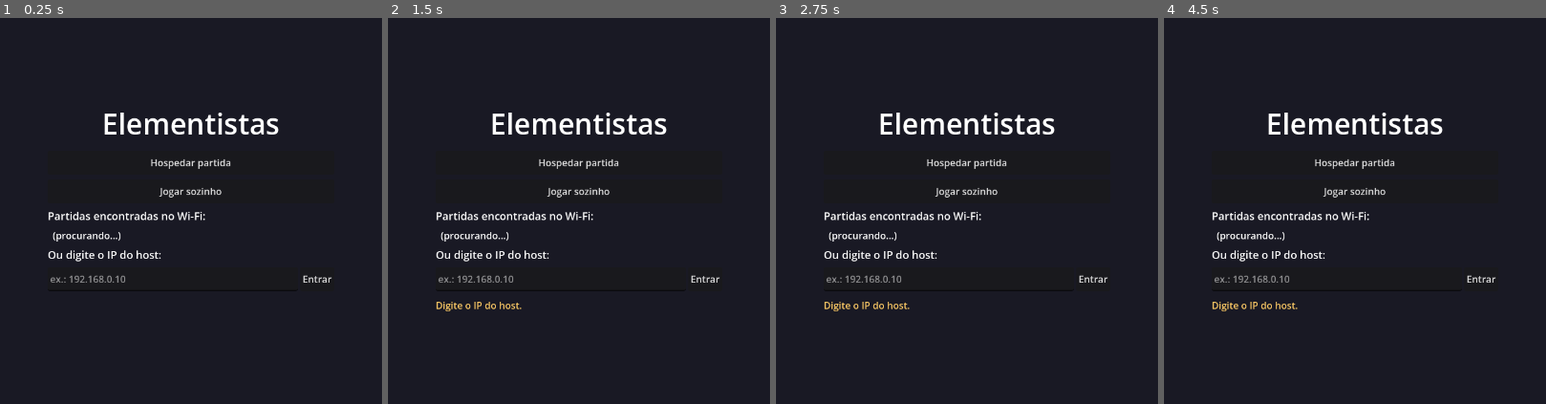
Above: before the commit, frames 1-4 (left to right).
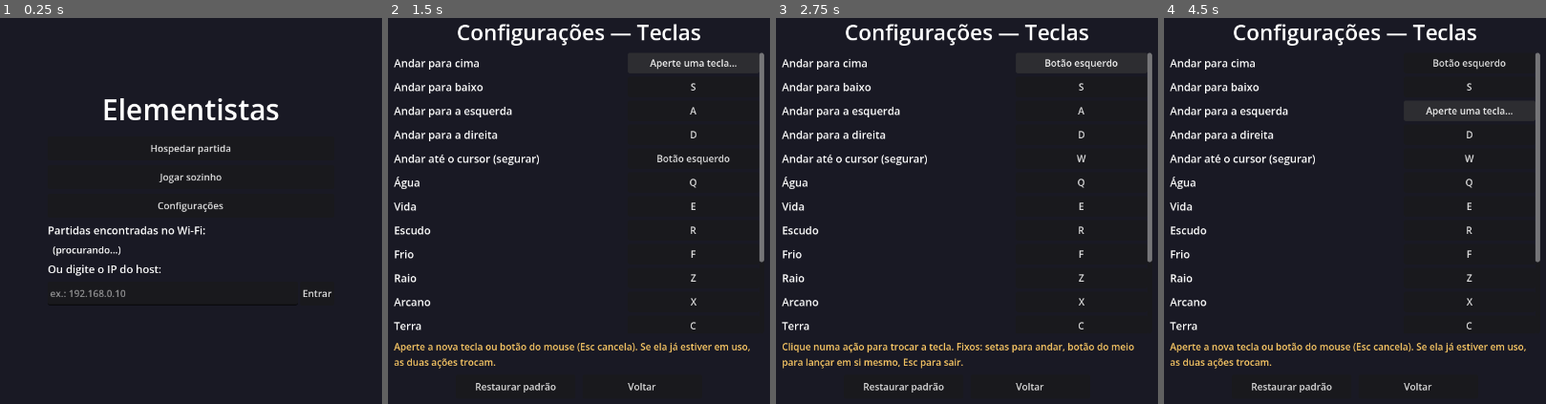
Above: after the commit, the same moments.

Repository: tiagohonorato11/elementalistas
Game: Godot game, scene res://scenes/lobby.tscn
The game is run twice, just before and just after one commit, with the same random seed, the same clock (stepped at 60 frames per second) and the same inputs.
Inputs (mouse positions are in pixels of both pictures, inside the frame that each line leads up to):
- Up to frame 1 (0.25 s): no input
- Up to frame 2 (1.5 s): click "Entrar" (after the commit: "Configurações") at 0.5 s; click (693, 64) at 1.25 s, where only the run after the commit has a clickable "W"
- Up to frame 3 (2.75 s): click (1081, 64) at 2 s, where only the run after the commit has a clickable "Aperte uma tecla..."
- Up to frame 4 (4.5 s): click (1469, 64) at 2.75 s, where only the run after the commit has a clickable "Botão esquerdo"; click (1469, 87) at 3.5 s, where only the run after the commit has a clickable "S"; click (1469, 110) at 4.25 s, where only the run after the commit has a clickable "A"

The runs differ from the first frame. In frame 1, 5.2% of the frame differs, in the area x 12-87%, y 20-73%; in frame 2, 9.1%; in frame 3, 9.0%; in frame 4, 9.1%, in the area x 1-99%, y 1-98%.

Commit message:
Movimento por WASD/setas e teclas configuráveis
- WASD e setas para andar; elementos em Q E R F / Z X C V
- Autoload Keybinds: ações no InputMap, tecla ou botão do mouse, salvas em user://settings.cfg
- Tela de Configurações no lobby: trocar tecla com troca automática em conflito, restaurar padrão
- HUD mostra as teclas configuradas
- Testes das teclas (troca, conflito, padrão)

Co-Authored-By: Claude Opus 5.5 <noreply@anthropic.com>

Diff:
--- a/project.godot
+++ b/project.godot
@@ -21,6 +21,7 @@
 [autoload]
 
 Network="*res://scripts/net/network_manager.gd"
+Keybinds="*res://scripts/ui/keybinds.gd"
 
 [display]
 
--- /dev/null
+++ b/scenes/settings.tscn
@@ -0,0 +1,12 @@
+[gd_scene load_steps=2 format=3]
+
+[ext_resource type="Script" path="res://scripts/ui/settings.gd" id="1"]
+
+[node name="Settings" type="Control"]
+layout_mode = 3
+anchors_preset = 15
+anchor_right = 1.0
+anchor_bottom = 1.0
+grow_horizontal = 2
+grow_vertical = 2
+script = ExtResource("1")
--- a/scripts/gameplay/hud.gd
+++ b/scripts/gameplay/hud.gd
@@ -4,10 +4,6 @@
 const E = preload("res://scripts/core/elements.gd")
 const SpellResolver = preload("res://scripts/core/spell_resolver.gd")
 const GameState = preload("res://scripts/gameplay/game_state.gd")
-
-const HELP := """Elementos: Q Água | W Vida | E Escudo | R Frio | A Raio | S Arcano | D Terra | F Fogo
-Andar: segurar botão esquerdo (ou setas) | Lançar à frente: botão direito (segure para spray/beam/arco)
-Área: Shift + botão direito | Em si mesmo: botão do meio ou Espaço | Esc: sair para o lobby"""
 
 var player: Node
 var game_state: Node
@@ -21,7 +17,7 @@
 	status_label.position = Vector2(16, 16)
 	var help := _make_label(16)
 	help.position = Vector2(16, 630)
-	help.text = HELP
+	help.text = _help_text()
 
 	wave_label = _make_label(26)
 	wave_label.set_anchors_preset(Control.PRESET_TOP_RIGHT)
@@ -86,7 +82,25 @@
 		wave_label.text = "Onda %d/%d" % [game_state.wave, total]
 		banner.text = "DERROTA...\n%s" % restart_hint
 	if banner.text.is_empty() and is_instance_valid(player) and player.health.dead:
-		banner.text = "Você caiu!\nUm aliado pode te reviver com Vida (W)."
+		banner.text = "Você caiu!\nUm aliado pode te reviver com Vida."
+
+
+# Ajuda montada com as teclas que o jogador configurou.
+func _help_text() -> String:
+	var elements := PackedStringArray()
+	for action in ["element_water", "element_life", "element_shield", "element_cold",
+			"element_lightning", "element_arcane", "element_earth", "element_fire"]:
+		var label: String = Keybinds.ACTIONS.filter(func(a): return a.id == action)[0].label
+		elements.append("%s %s" % [Keybinds.action_text(action), label])
+	var k := func(id): return Keybinds.action_text(id)
+	return "Elementos: %s
+Andar: %s%s%s%s ou setas (ou segurar %s) | Lançar à frente: %s (segure para spray/beam/arco)
+Área: %s + %s | Em si mesmo: %s ou botão do meio | Esc: sair para o lobby" % [
+		" | ".join(elements),
+		k.call("move_up"), k.call("move_left"), k.call("move_down"), k.call("move_right"),
+		k.call("move_to_cursor"), k.call("cast_forward"),
+		k.call("area_modifier"), k.call("cast_forward"), k.call("cast_self"),
+	]
 
 
 func _make_label(font_size: int) -> Label:
--- a/scripts/gameplay/player.gd
+++ b/scripts/gameplay/player.gd
@@ -24,16 +24,20 @@
 const AREA_RADIUS := 4.0
 const PLAYER_COLORS := [Color(0.3, 0.35, 0.9), Color(0.25, 0.75, 0.35), Color(0.9, 0.55, 0.15), Color(0.65, 0.3, 0.85)]
 
-# Teclas físicas (funcionam em qualquer layout de teclado).
-const ELEMENT_KEYS := {
-	KEY_Q: E.Type.WATER,
-	KEY_W: E.Type.LIFE,
-	KEY_E: E.Type.SHIELD,
-	KEY_R: E.Type.COLD,
-	KEY_A: E.Type.LIGHTNING,
-	KEY_S: E.Type.ARCANE,
-	KEY_D: E.Type.EARTH,
-	KEY_F: E.Type.FIRE,
+# Ações configuráveis (ver scripts/ui/keybinds.gd) -> elemento.
+const ELEMENT_ACTIONS := {
+	"element_water": E.Type.WATER,
+	"element_life": E.Type.LIFE,
+	"element_shield": E.Type.SHIELD,
+	"element_cold": E.Type.COLD,
+	"element_lightning": E.Type.LIGHTNING,
+	"element_arcane": E.Type.ARCANE,
+	"element_earth": E.Type.EARTH,
+	"element_fire": E.Type.FIRE,
+}
+# As setas sempre andam, além das teclas configuradas.
+const ARROW_KEYS := {
+	KEY_UP: Vector2.UP, KEY_DOWN: Vector2.DOWN, KEY_LEFT: Vector2.LEFT, KEY_RIGHT: Vector2.RIGHT,
 }
 
 var peer_id := 1
@@ -115,18 +119,17 @@
 func _unhandled_input(event: InputEvent) -> void:
 	if not is_local() or health.dead:
 		return
-	if event is InputEventKey and event.pressed and not event.echo:
-		var key: int = event.physical_keycode
-		if ELEMENT_KEYS.has(key):
-			request_element.rpc_id(1, ELEMENT_KEYS[key])
-		elif key == KEY_SPACE:
-			request_cast.rpc_id(1, CastMode.SELF, true, _forward())
-	elif event is InputEventMouseButton:
-		if event.button_index == MOUSE_BUTTON_RIGHT:
-			var mode := CastMode.AREA if event.shift_pressed else CastMode.FORWARD
-			request_cast.rpc_id(1, mode, event.pressed, _forward())
-		elif event.button_index == MOUSE_BUTTON_MIDDLE and event.pressed:
-			request_cast.rpc_id(1, CastMode.SELF, true, _forward())
+	for action in ELEMENT_ACTIONS:
+		if event.is_action_pressed(action):
+			request_element.rpc_id(1, ELEMENT_ACTIONS[action])
+			return
+	if event.is_action_pressed("cast_forward"):
+		var mode := CastMode.AREA if Input.is_action_pressed("area_modifier") else CastMode.FORWARD
+		request_cast.rpc_id(1, mode, true, _forward())
+	elif event.is_action_released("cast_forward"):
+		request_cast.rpc_id(1, CastMode.FORWARD, false, _forward())
+	elif event.is_action_pressed("cast_self") or (event is InputEventMouseButton 			and event.button_index == MOUSE_BUTTON_MIDDLE and event.pressed):
+		request_cast.rpc_id(1, CastMode.SELF, true, _forward())
 
 
 func _physics_process(delta: float) -> void:
@@ -162,16 +165,19 @@
 		velocity = Vector3.ZERO
 		return
 
-	# Andar: segurar o botão esquerdo (vai em direção ao mouse) ou setas do teclado.
+	# Andar: teclas configuradas/setas (para cima = para o fundo da tela) ou até o cursor.
 	var direction := Vector3.ZERO
-	if Input.is_mouse_button_pressed(MOUSE_BUTTON_LEFT):
+	if Input.is_action_pressed("move_to_cursor"):
 		direction = aim_point - global_position
 		direction.y = 0.0
 		if direction.length() < 0.3:
 			direction = Vector3.ZERO
-	var arrows := Input.get_vector("ui_left", "ui_right", "ui_up", "ui_down")
-	if arrows != Vector2.ZERO:
-		direction = Vector3(arrows.x, 0.0, arrows.y)
+	var keys := Input.get_vector("move_left", "move_right", "move_up", "move_down")
+	for key in ARROW_KEYS:
+		if Input.is_physical_key_pressed(key):
+			keys += ARROW_KEYS[key]
+	if keys != Vector2.ZERO:
+		direction = Vector3(keys.x, 0.0, keys.y)
 
 	var speed := SPEED
 	if health.chilled > 0.0:
--- a/scripts/net/lobby.gd
+++ b/scripts/net/lobby.gd
@@ -54,6 +54,7 @@
 	column.add_child(menu_box)
 	_button(menu_box, "Hospedar partida", _on_host_pressed)
 	_button(menu_box, "Jogar sozinho", _on_solo_pressed)
+	_button(menu_box, "Configurações", func(): get_tree().change_scene_to_file("res://scenes/settings.tscn"))
 	_label(menu_box, "Partidas encontradas no Wi-Fi:", 18)
 	games_box = VBoxContainer.new()
 	menu_box.add_child(games_box)
--- /dev/null
+++ b/scripts/ui/keybinds.gd
@@ -0,0 +1,136 @@
+# Teclas configuráveis (autoload "Keybinds"). Cada ação tem uma tecla ou botão do
+# mouse, aplicada no InputMap do Godot e salva em user://settings.cfg.
+# Fixos (não configuráveis): setas para andar, botão do meio = em si mesmo, Esc e R.
+extends Node
+
+const SAVE_PATH := "user://settings.cfg"
+const SECTION := "teclas"
+
+const ACTIONS := [
+	{"id": "move_up", "label": "Andar para cima", "default": ["key", KEY_W]},
+	{"id": "move_down", "label": "Andar para baixo", "default": ["key", KEY_S]},
+	{"id": "move_left", "label": "Andar para a esquerda", "default": ["key", KEY_A]},
+	{"id": "move_right", "label": "Andar para a direita", "default": ["key", KEY_D]},
+	{"id": "move_to_cursor", "label": "Andar até o cursor (segurar)", "default": ["mouse", MOUSE_BUTTON_LEFT]},
+	{"id": "element_water", "label": "Água", "default": ["key", KEY_Q]},
+	{"id": "element_life", "label": "Vida", "default": ["key", KEY_E]},
+	{"id": "element_shield", "label": "Escudo", "default": ["key", KEY_R]},
+	{"id": "element_cold", "label": "Frio", "default": ["key", KEY_F]},
+	{"id": "element_lightning", "label": "Raio", "default": ["key", KEY_Z]},
+	{"id": "element_arcane", "label": "Arcano", "default": ["key", KEY_X]},
+	{"id": "element_earth", "label": "Terra", "default": ["key", KEY_C]},
+	{"id": "element_fire", "label": "Fogo", "default": ["key", KEY_V]},
+	{"id": "cast_forward", "label": "Lançar à frente", "default": ["mouse", MOUSE_BUTTON_RIGHT]},
+	{"id": "area_modifier", "label": "Modificador de área (segurar ao lançar)", "default": ["key", KEY_SHIFT]},
+	{"id": "cast_self", "label": "Lançar em si mesmo", "default": ["key", KEY_SPACE]},
+]
+
+const MOUSE_NAMES := {
+	MOUSE_BUTTON_LEFT: "Botão esquerdo",
+	MOUSE_BUTTON_RIGHT: "Botão direito",
+	MOUSE_BUTTON_MIDDLE: "Botão do meio",
+	MOUSE_BUTTON_XBUTTON1: "Botão lateral 1",
+	MOUSE_BUTTON_XBUTTON2: "Botão lateral 2",
+	MOUSE_BUTTON_WHEEL_UP: "Rodinha para cima",
+	MOUSE_BUTTON_WHEEL_DOWN: "Rodinha para baixo",
+}
+
+var bindings := {}       # id -> ["key" | "mouse", código]
+var persist := true      # os testes desligam para não gravar arquivo
+
+
+func _ready() -> void:
+	load_defaults()
+	_load()
+	apply_all()
+
+
+func load_defaults() -> void:
+	for action in ACTIONS:
+		bindings[action.id] = action.default.duplicate()
+
+
+func reset_defaults() -> void:
+	load_defaults()
+	apply_all()
+	save()
+
+
+# Troca de lugar com a ação que já usava essa tecla, para não haver conflito.
+func set_binding(id: String, binding: Array) -> void:
+	var previous: Array = bindings[id]
+	for other in bindings:
+		if other != id and bindings[other] == binding:
+			bindings[other] = previous
+			_apply(other)
+	bindings[id] = binding
+	_apply(id)
+	save()
+
+
+func apply_all() -> void:
+	for action in ACTIONS:
+		_apply(action.id)
+
+
+func _apply(id: String) -> void:
+	if not InputMap.has_action(id):
+		InputMap.add_action(id)
+	InputMap.action_erase_events(id)
+	InputMap.action_add_event(id, _make_event(bindings[id]))
+
+
+static func _make_event(binding: Array) -> InputEvent:
+	if binding[0] == "mouse":
+		var mouse := InputEventMouseButton.new()
+		mouse.button_index = binding[1]
+		return mouse
+	var key := InputEventKey.new()
+	key.physical_keycode = binding[1]
+	return key
+
+
+# Converte um aperto de tecla/botão em binding; vazio se não servir.
+static func event_to_binding(event: InputEvent) -> Array:
+	if event is InputEventKey and event.pressed and not event.echo:
+		var code: int = event.physical_keycode if event.physical_keycode != KEY_NONE else event.keycode
+		return ["key", code]
+	if event is InputEventMouseButton and event.pressed:
+		return ["mouse", event.button_index]
+	return []
+
+
+static func binding_text(binding: Array) -> String:
+	if binding[0] == "mouse":
+		return MOUSE_NAMES.get(binding[1], "Botão %d" % binding[1])
+	# Mostra o nome conforme o layout do teclado do jogador (sem janela não há layout).
+	var keycode: int = binding[1]
+	if DisplayServer.get_name() != "headless":
+		var mapped := DisplayServer.keyboard_get_keycode_from_physical(keycode)
+		if mapped != KEY_NONE:
+			keycode = mapped
+	return OS.get_keycode_string(keycode)
+
+
+func action_text(id: String) -> String:
+	return binding_text(bindings[id])
+
+
+func save() -> void:
+	if not persist:
+		return
+	var config := ConfigFile.new()
+	config.load(SAVE_PATH)
+	for id in bindings:
+		config.set_value(SECTION, id, "%s:%d" % bindings[id])
+	config.save(SAVE_PATH)
+
+
+func _load() -> void:
+	var config := ConfigFile.new()
+	if config.load(SAVE_PATH) != OK:
+		return
+	for id in bindings:
+		var parts := String(config.get_value(SECTION, id, "")).split(":")
+		if parts.size() == 2 and (parts[0] == "key" or parts[0] == "mouse") and parts[1].is_valid_int():
+			bindings[id] = [parts[0], parts[1].to_int()]
--- /dev/null
+++ b/scripts/ui/settings.gd
@@ -0,0 +1,121 @@
+# Tela de configurações: clique numa ação e aperte a nova tecla ou botão do mouse.
+extends Control
+
+const LOBBY_SCENE := "res://scenes/lobby.tscn"
+
+var buttons := {}          # id da ação -> Button
+var listening_id := ""     # ação esperando uma tecla nova
+var hint_label: Label
+
+
+func _ready() -> void:
+	set_anchors_preset(Control.PRESET_FULL_RECT)
+
+	var background := ColorRect.new()
+	background.color = Color(0.1, 0.1, 0.14)
+	background.set_anchors_preset(Control.PRESET_FULL_RECT)
+	add_child(background)
+
+	var center := CenterContainer.new()
+	center.set_anchors_preset(Control.PRESET_FULL_RECT)
+	add_child(center)
+
+	var column := VBoxContainer.new()
+	column.custom_minimum_size = Vector2(620, 0)
+	column.add_theme_constant_override("separation", 10)
+	center.add_child(column)
+
+	var title := _label(column, "Configurações — Teclas", 36)
+	title.horizontal_alignment = HORIZONTAL_ALIGNMENT_CENTER
+
+	var scroll := ScrollContainer.new()
+	scroll.custom_minimum_size = Vector2(620, 470)
+	scroll.horizontal_scroll_mode = ScrollContainer.SCROLL_MODE_DISABLED
+	column.add_child(scroll)
+
+	var grid := GridContainer.new()
+	grid.columns = 2
+	grid.size_flags_horizontal = Control.SIZE_EXPAND_FILL
+	grid.add_theme_constant_override("h_separation", 16)
+	grid.add_theme_constant_override("v_separation", 6)
+	scroll.add_child(grid)
+
+	for action in Keybinds.ACTIONS:
+		var name_label := _label(grid, action.label, 18)
+		name_label.size_flags_horizontal = Control.SIZE_EXPAND_FILL
+		var button := Button.new()
+		button.custom_minimum_size = Vector2(220, 34)
+		button.pressed.connect(_start_listening.bind(action.id))
+		grid.add_child(button)
+		buttons[action.id] = button
+
+	hint_label = _label(column, "", 16)
+	hint_label.autowrap_mode = TextServer.AUTOWRAP_WORD_SMART
+	hint_label.add_theme_color_override("font_color", Color(1.0, 0.8, 0.4))
+
+	var row := HBoxContainer.new()
+	row.alignment = BoxContainer.ALIGNMENT_CENTER
+	row.add_theme_constant_override("separation", 12)
+	column.add_child(row)
+	_button(row, "Restaurar padrão", _on_reset_pressed)
+	_button(row, "Voltar", _on_back_pressed)
+
+	_refresh()
+
+
+func _refresh() -> void:
+	for id in buttons:
+		buttons[id].text = "Aperte uma tecla..." if id == listening_id else Keybinds.action_text(id)
+	if listening_id.is_empty():
+		hint_label.text = "Clique numa ação para trocar a tecla. Fixos: setas para andar, botão do meio para lançar em si mesmo, Esc para sair."
+	else:
+		hint_label.text = "Aperte a nova tecla ou botão do mouse (Esc cancela). Se ela já estiver em uso, as duas ações trocam."
+
+
+func _start_listening(id: String) -> void:
+	listening_id = id
+	_refresh()
+
+
+# _input vem antes da interface: assim o clique escolhido não aperta outro botão.
+func _input(event: InputEvent) -> void:
+	if listening_id.is_empty():
+		return
+	if event is InputEventKey and event.pressed and event.physical_keycode == KEY_ESCAPE:
+		listening_id = ""
+		get_viewport().set_input_as_handled()
+		_refresh()
+		return
+	var binding := Keybinds.event_to_binding(event)
+	if binding.is_empty():
+		return
+	get_viewport().set_input_as_handled()
+	Keybinds.set_binding(listening_id, binding)
+	listening_id = ""
+	_refresh()
+
+
+func _on_reset_pressed() -> void:
+	Keybinds.reset_defaults()
+	_refresh()
+
+
+func _on_back_pressed() -> void:
+	get_tree().change_scene_to_file(LOBBY_SCENE)
+
+
+func _button(parent: Node, text: String, action: Callable) -> Button:
+	var button := Button.new()
+	button.text = text
+	button.custom_minimum_size = Vector2(200, 40)
+	button.pressed.connect(action)
+	parent.add_child(button)
+	return button
+
+
+func _label(parent: Node, text: String, font_size: int) -> Label:
+	var label := Label.new()
+	label.text = text
+	label.add_theme_font_size_override("font_size", font_size)
+	parent.add_child(label)
+	return label
--- a/tests/run_tests.gd
+++ b/tests/run_tests.gd
@@ -6,6 +6,7 @@
 const ElementQueue = preload("res://scripts/core/element_queue.gd")
 const SpellResolver = preload("res://scripts/core/spell_resolver.gd")
 const Health = preload("res://scripts/core/health.gd")
+const Keybinds = preload("res://scripts/ui/keybinds.gd")
 
 var checks := 0
 var failures := 0
@@ -15,6 +16,7 @@
 	_test_queue()
 	_test_resolver()
 	_test_health()
+	_test_keybinds()
 	print("%d verificações, %d falhas" % [checks, failures])
 	quit(1 if failures > 0 else 0)
 
@@ -113,3 +115,27 @@
 	check(not health.dead and is_equal_approx(health.hp, 50.0), "Vida revive com metade da vida")
 
 	health.free()
+
+
+func _test_keybinds() -> void:
+	var keybinds := Keybinds.new()
+	keybinds.persist = false
+	keybinds.load_defaults()
+	keybinds.apply_all()
+	check(keybinds.bindings.element_water == ["key", KEY_Q], "Água começa no Q")
+
+	keybinds.set_binding("element_water", ["key", KEY_E])
+	check(keybinds.bindings.element_water == ["key", KEY_E], "Água passa para o E")
+	check(keybinds.bindings.element_life == ["key", KEY_Q], "Vida (que usava o E) troca para o Q")
+	var event := InputEventKey.new()
+	event.physical_keycode = KEY_E
+	event.pressed = true
+	check(event.is_action("element_water") and not event.is_action("element_life"), "InputMap atualizado")
+
+	keybinds.set_binding("cast_forward", ["mouse", MOUSE_BUTTON_LEFT])
+	check(keybinds.bindings.move_to_cursor == ["mouse", MOUSE_BUTTON_RIGHT], "botões do mouse também trocam")
+	check(Keybinds.event_to_binding(event) == ["key", KEY_E], "evento de tecla vira binding")
+
+	keybinds.load_defaults()
+	check(keybinds.bindings.element_life == ["key", KEY_E], "restaurar padrão")
+	keybinds.free()
Not shown, added: scripts/ui/keybinds.gd.uid
Not shown, added: scripts/ui/settings.gd.uid
Not shown, changed: README.md
Not shown, changed: docs/mecanicas.md
